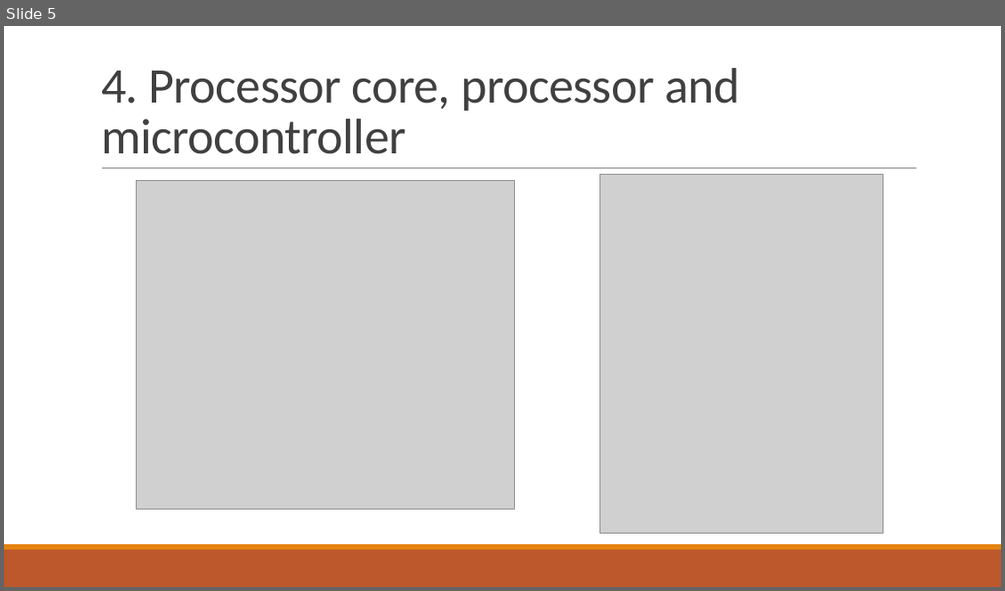
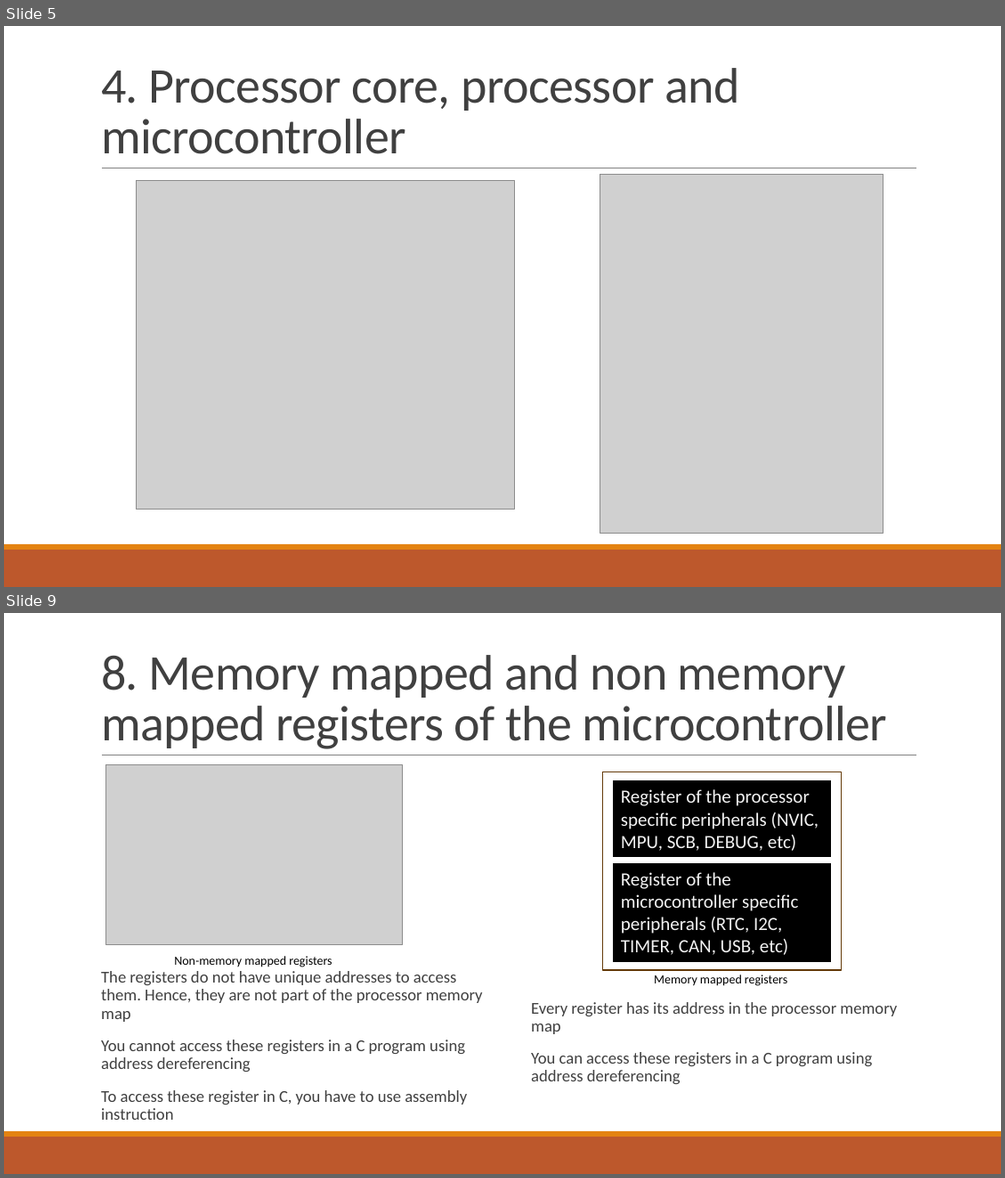
Before and after one commit to trungpowersystem/Musca-B1_bare_metal, a slide deck: Documents/Cortex M33.pptx. Shown one above the other, each under a label of ours: slide 5 before the commit, slides 5 and 9 after it; the slides between them are not shown. The pictures are 1005x591 and 1005x1178 pixels, drawn with LibreOffice and Linux fonts; fonts in the diff are those of the drawing; grey boxes stand for pictures. Boxes give left, top, right and bottom in pixels: in the first picture for what was removed or moved away, otherwise in the second. Text is boxed around its words. In the diff, an @@ line names an element or a change of style, - is before the commit and + after.

```diff
--- a/Documents/Cortex M33.pptx
+++ b/Documents/Cortex M33.pptx
@@ slide 9 added at (4,613,1001,1174), background #FFFFFF; not listed: 3 template elements that a slide beside it also shows @@
@@ title added at (101,655,888,749), 48 pt, text #404040 @@
+8. Memory mapped and non memory mapped registers of the microcontroller
@@ picture added at (106,765,403,945) @@
@@ text added at (174,956,332,967), 12 pt, text #000000 @@
+Non-memory mapped registers
@@ text added at (101,971,897,1119), 16 pt, text #404040 @@
+  The registers do not have unique addresses to access them. Hence, they are not part of the processor memory map
+  You cannot access these registers in a C program using address dereferencing
+  To access these register in C, you have to use assembly instruction
+  Every register has its address in the processor memory map
+  You can access these registers in a C program using address dereferencing
@@ group added at (602,772,841,986): 3 rectangles, 1 text @@
+Register of the processor specific peripherals (NVIC, MPU, SCB, DEBUG, etc)
+Register of the microcontroller specific peripherals (RTC, I2C, TIMER, CAN, USB, etc)
+Memory mapped registers
```
Also in this commit, not shown: 2 slides changed, 3 other slides added, 48 other files.
